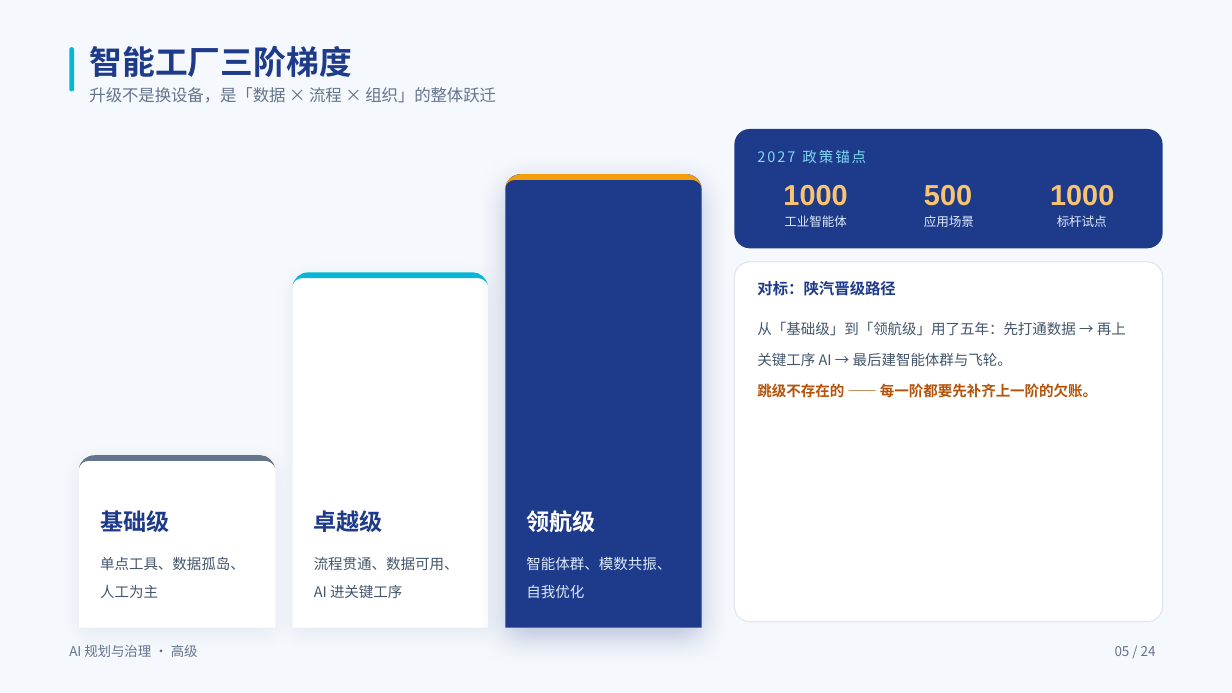
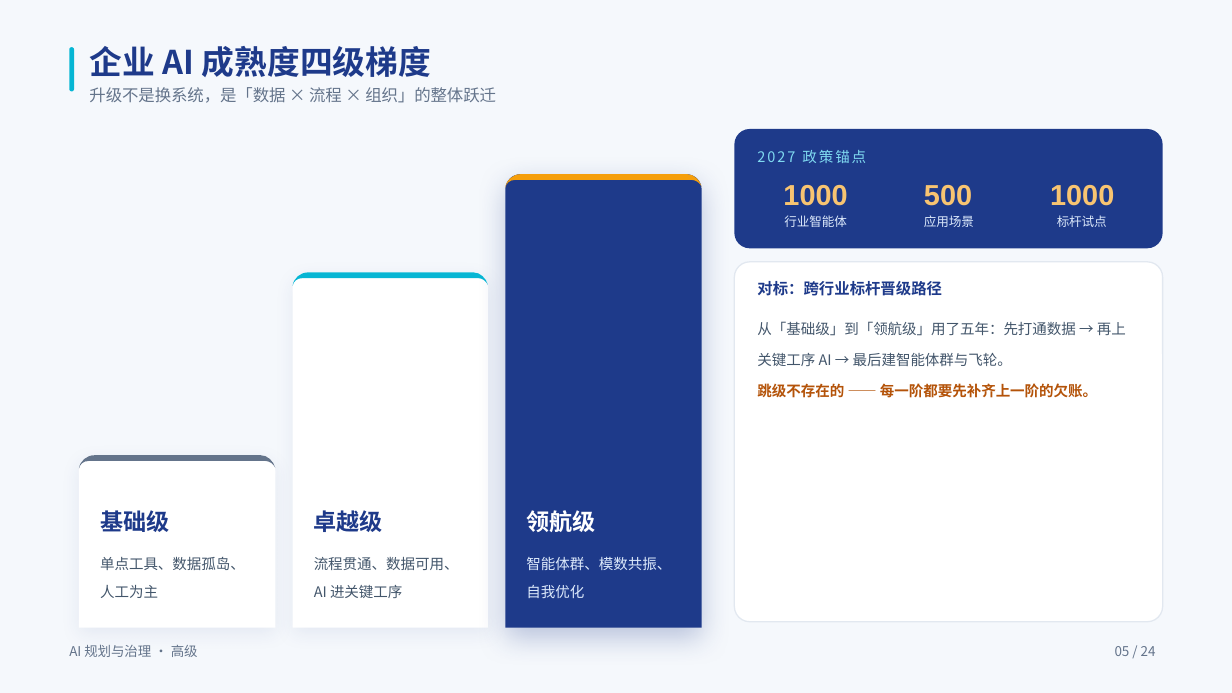
Before and after one commit to swift3000/qiyepinpeixun, a slide deck: slide 5 of 企业AI培训_交付包/高级课程_完整交付包/03_PPT课件/高级_规划层_PPT.pptx. Drawn at 1232x693 pixels with LibreOffice and Linux fonts; fonts in the diff are those of the drawing. Boxes give left, top, right and bottom in pixels: in the first picture for what was removed or moved away, otherwise in the second. Text is boxed around its words. In the diff, an @@ line names an element or a change of style, - is before the commit and + after.

```diff
--- a/企业AI培训_交付包/高级课程_完整交付包/03_PPT课件/高级_规划层_PPT.pptx
+++ b/企业AI培训_交付包/高级课程_完整交付包/03_PPT课件/高级_规划层_PPT.pptx
@@ text at [89,46,432,77]: text changed @@
-智能工厂三阶梯度
+企业 AI 成熟度四级梯度
@@ text at [89,87,496,103]: text changed @@
-升级不是换设备，是「数据 × 流程 × 组织」的整体跃迁
+升级不是换系统，是「数据 × 流程 × 组织」的整体跃迁
@@ text at [784,215,846,227]: text changed @@
-工业智能体
+行业智能体
@@ text at [757,281,942,296]: text changed @@
-对标：陕汽晋级路径
+对标：跨行业标杆晋级路径
```
Also in this commit, not shown: 16 other slides changed.
